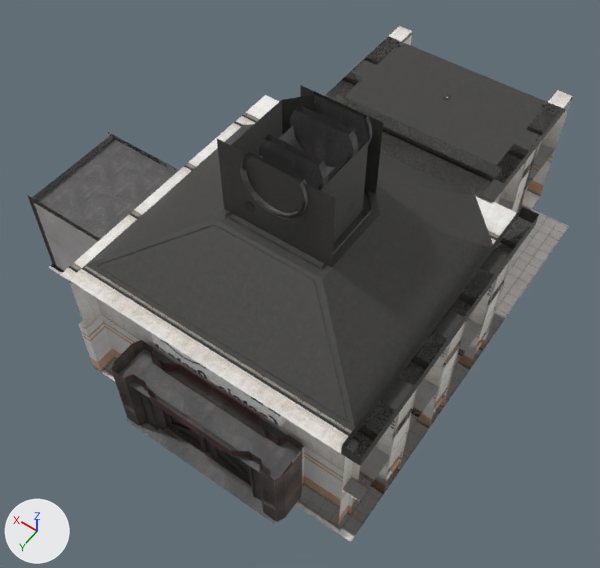
One commit to the Blender file Rooms/SurfaceZone/sz_gatea_ent.blend: the scene before it, then after it.
The view is the same before and after, from a 50 mm lens placed at (-9.49, 12.95, 18.03), pointed at (-0.93, 0.97, -0.8). Every picture has the same lights, and +X, +Y and +Z are marked at lower left.

Names of what the first picture shows: 'concretefloor', 'containment_doors', 'dirtymetal', 'metal', 'officewall', 'scplogo', 'tilefloor', 'whitewall'.
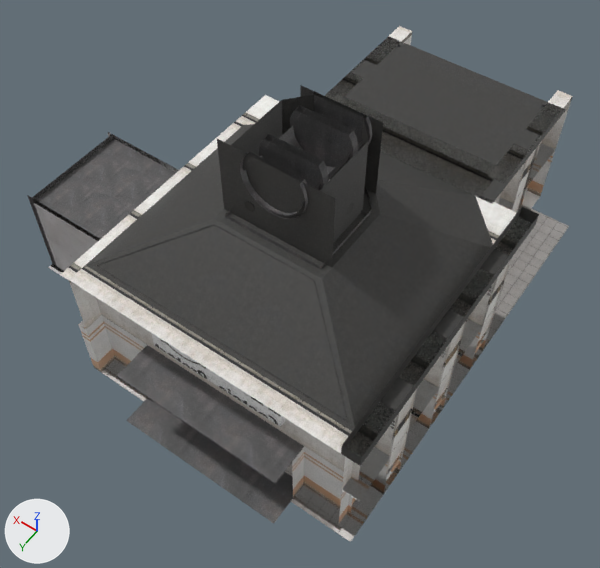
Where the newer file only moved an object's origin or applied its transform, the numbers keep the older frame.

What changed in the scene script:
```text
Remove ob_containment_doors:
    ob_containment_doors = bpy.data.objects.new('containment_doors', me_containment_doors_1)
    ob_containment_doors.location = (0.0, 0.0, 0.0)
```

Location of each change, (x1, y1, x2, y2) in pixels of the pictures (600 x 568 px):
'containment_doors', deleted (black): before (111, 179, 330, 522)
